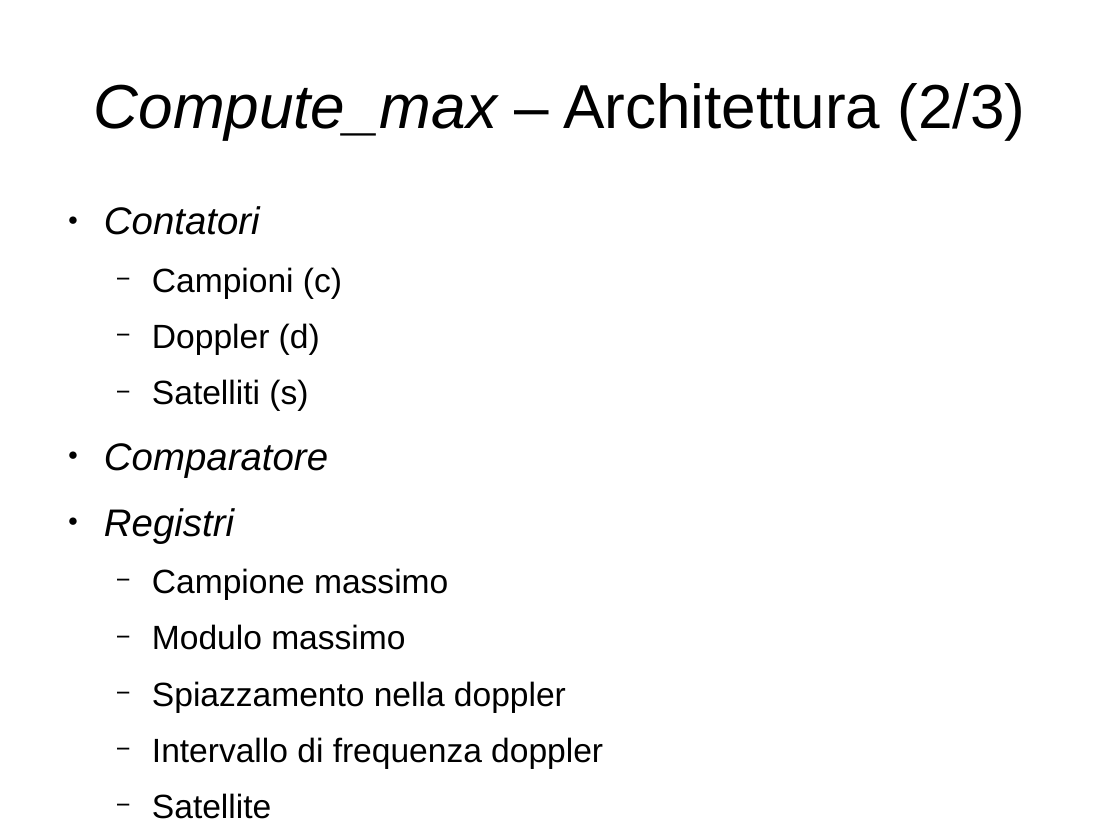
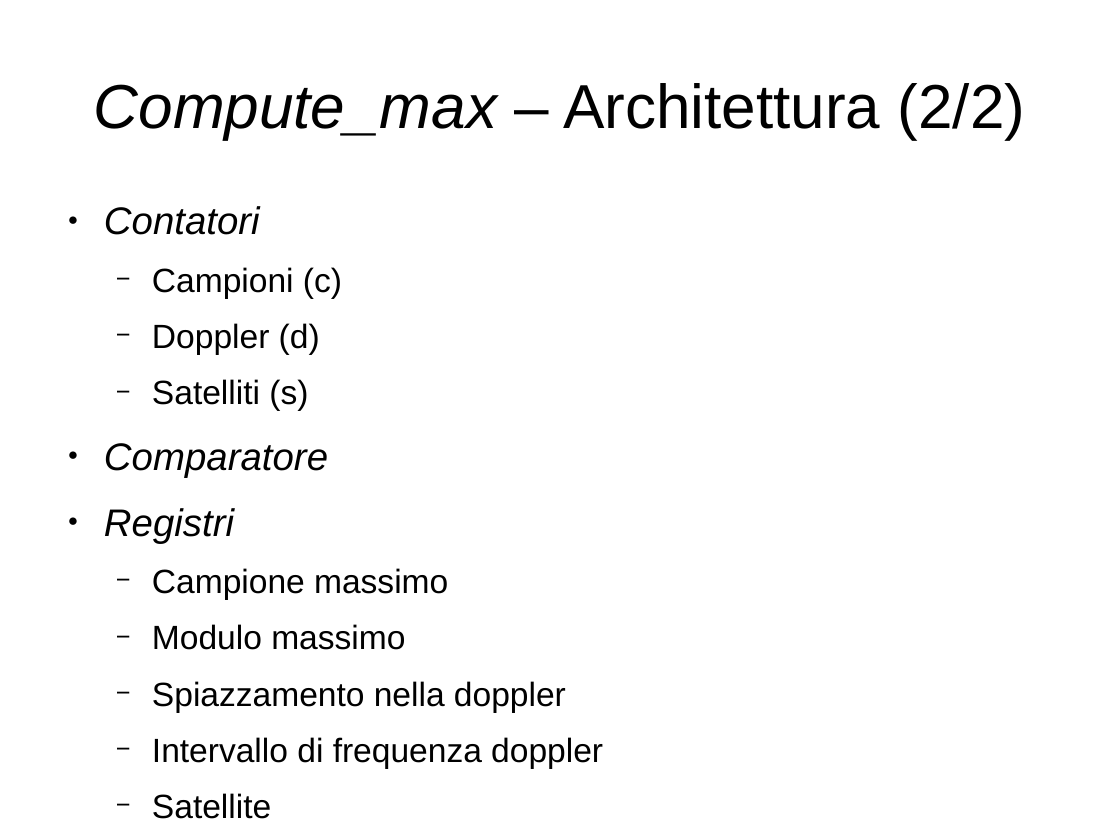
Before and after one commit to artic92/sistemi-embedded-task2, a slide deck: slide 14 of doc/presentazione.odp. Drawn at 1120x840 pixels with LibreOffice and Linux fonts; fonts in the diff are those of the drawing. Boxes give left, top, right and bottom in pixels: in the first picture for what was removed or moved away, otherwise in the second. Text is boxed around its words. In the diff, an @@ line names an element or a change of style, - is before the commit and + after.

```diff
--- a/doc/presentazione.odp
+++ b/doc/presentazione.odp
@@ title at <box>94,83,1026,139</box>: text changed @@
-Compute_max – Architettura (2/3)
+Compute_max – Architettura (2/2)
```
Also in this commit, not shown: 4 other slides changed, 2 slides added, 1 slide removed, 4 other files.
